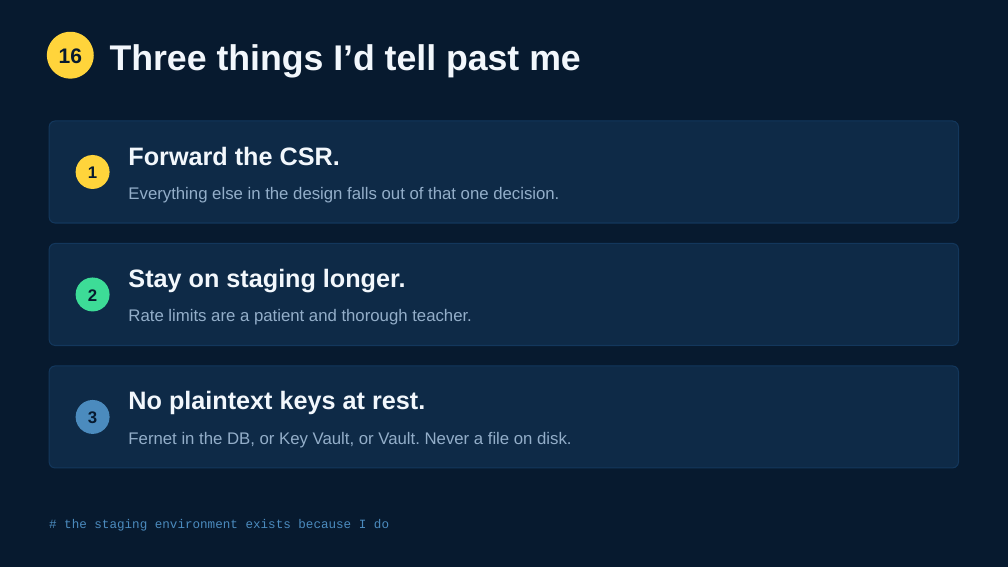
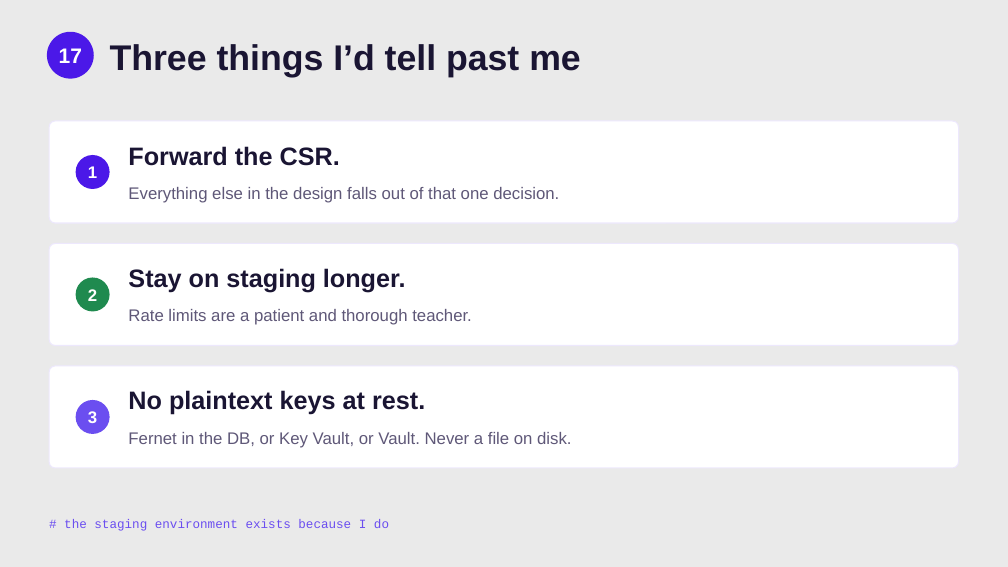
Before and after one commit to smallsam/acme-lan, a slide deck: slide 20 of talks/pycon-au-2026/acme-lan-pycon-au-2026.pptx (slide 19 before the commit). Drawn at 1008x567 pixels with LibreOffice and Linux fonts; fonts in the diff are those of the drawing. Boxes give left, top, right and bottom in pixels: in the first picture for what was removed or moved away, otherwise in the second. Text is boxed around its words. In the diff, an @@ line names an element or a change of style, - is before the commit and + after.

```diff
--- a/talks/pycon-au-2026/acme-lan-pycon-au-2026.pptx
+++ b/talks/pycon-au-2026/acme-lan-pycon-au-2026.pptx
@@ background #071A2F to #EAEAEA @@
@@ ellipse at [47,32,94,79]: fill #FFD43B to #4B18E8 @@
@@ text at [59,48,82,63]: text changed; text colour #071A2F to #FFFFFF @@
-16
+17
@@ ellipse at [76,155,110,189]: fill #FFD43B to #4B18E8 @@
@@ ellipse at [76,278,110,312]: fill #3DDC97 to #1F8A4F @@
@@ fill #0E2A47 to #FFFFFF; outline #13375C 1 pt to #EDE8FD 1 pt in 3 elements at [49,121,959,223], [49,243,959,346], [49,366,959,468] @@
@@ text colour #F2F7FC to #1A1533 in 4 elements at [110,44,581,78], [128,146,340,166], [128,268,406,293], [128,390,425,415] @@
@@ text colour #071A2F to #FFFFFF in 3 elements at [88,166,97,178], [88,289,97,301], [88,411,97,423] @@
@@ ellipse at [76,400,110,434]: fill #4B8BBE to #6B4EF0 @@
@@ text colour #93AEC9 to #5F5878 in 3 elements at [128,187,559,203], [128,309,472,325], [128,432,571,448] @@
@@ text "# the staging environment exists ..." at [64,519,389,531]: text colour #4B8BBE to #6B4EF0 @@
```
Also in this commit, not shown: 17 other slides changed, 3 slides added, 2 slides removed, 4 other files.
